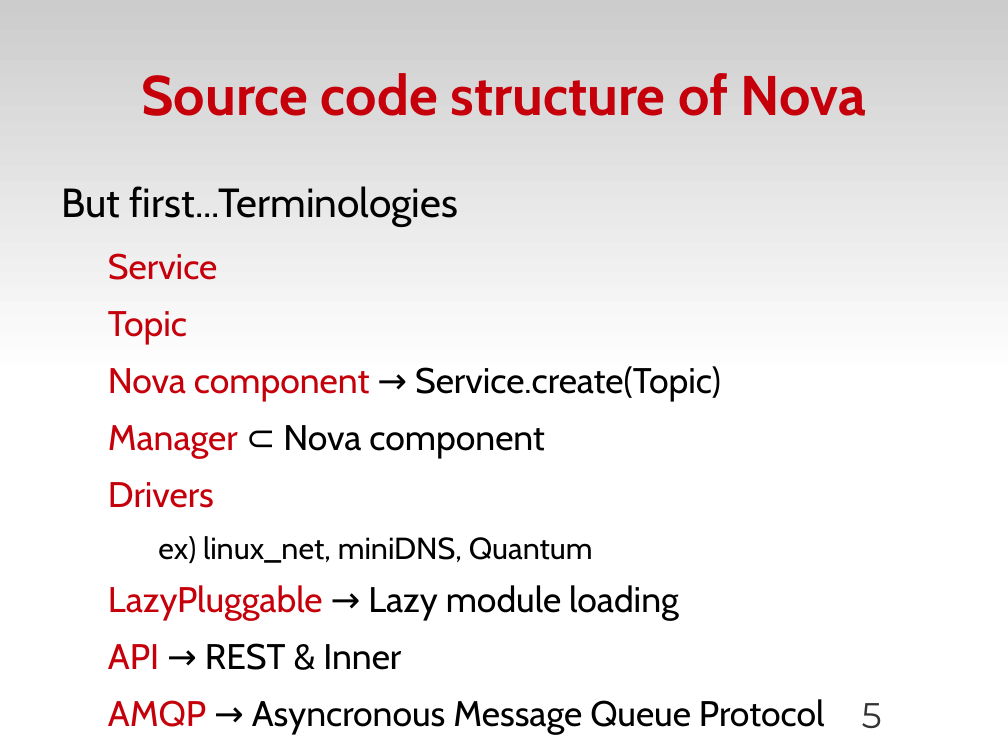
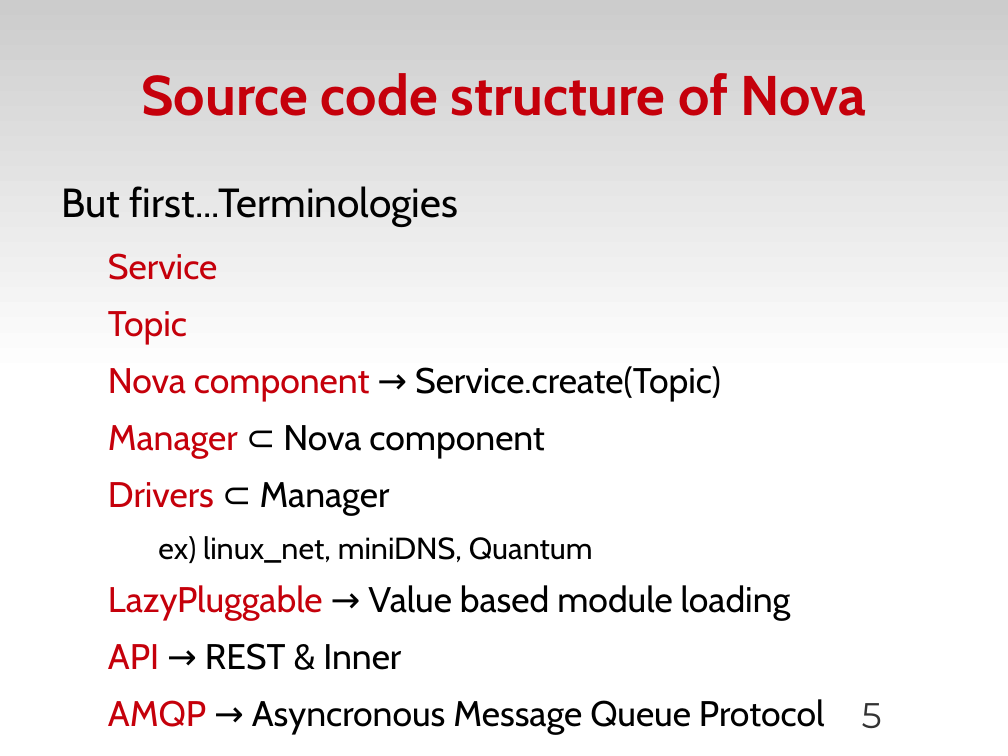
Before and after one commit to zyluo/talk-COSUG-2012, a slide deck: slide 5 of COSUG-2012.odp. Drawn at 1008x756 pixels with LibreOffice and Linux fonts; fonts in the diff are those of the drawing; background and template pictures are left out. Boxes give left, top, right and bottom in pixels: in the first picture for what was removed or moved away, otherwise in the second. Text is boxed around its words. In the diff, an @@ line names an element or a change of style, - is before the commit and + after.

```diff
--- a/COSUG-2012.odp
+++ b/COSUG-2012.odp
@@ text at (x1=108, y1=482, x2=390, y2=515): text changed; text colour #C5000B to #000000 @@
-  Drivers
+  Drivers ⊂ Manager
@@ text at (x1=108, y1=585, x2=791, y2=620): text changed @@
-  LazyPluggable → Lazy module loading
+  LazyPluggable → Value based module loading
```
Also in this commit, not shown: 9 other slides changed, 1 other file.
